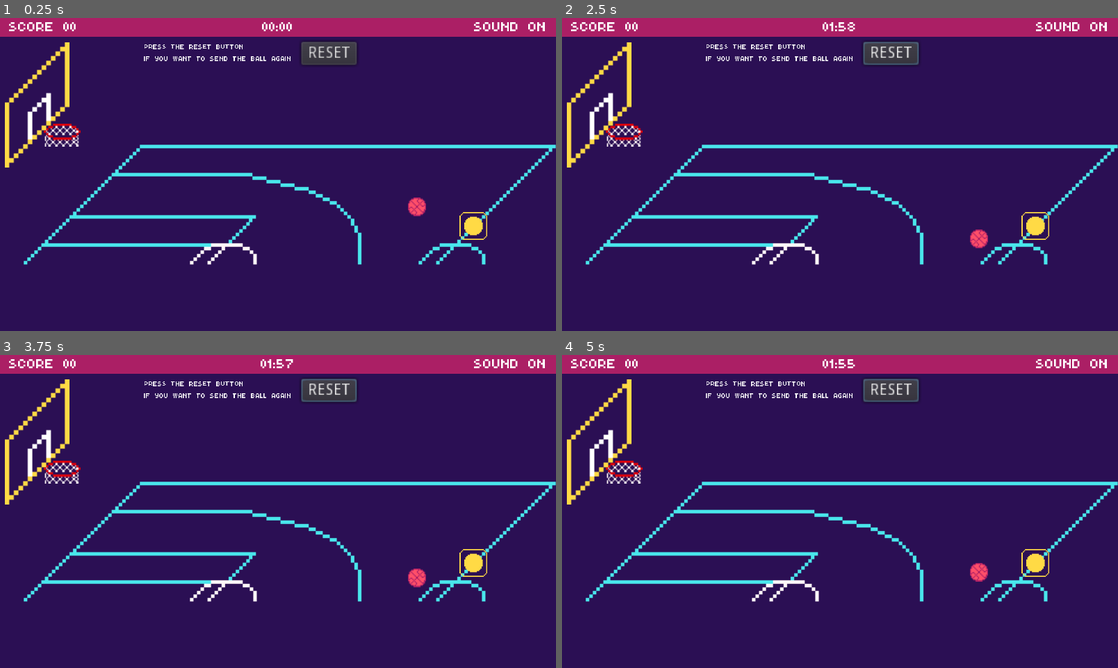
Above: before the commit, frames 1-4 (two rows, left to right).
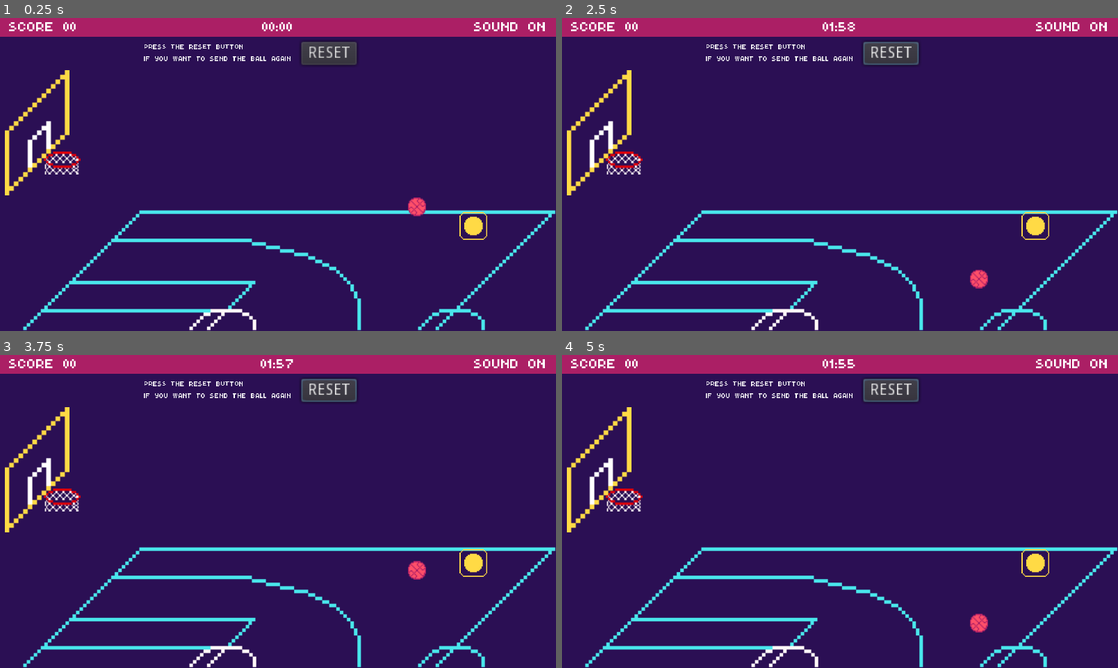
Above: after the commit, the same moments.

Repository: kerodekroma/pickaball-godot
Game: Godot game, scene res://scenes/Main.tscn
Same seed, same stepped clock (60 frames per second), same inputs: the game is played once before the commit and once after it.
Inputs (mouse positions are in pixels of both pictures, inside the frame that each line leads up to):
- Up to frame 1 (0.25 s): no input
- Up to frame 2 (2.5 s): move the mouse to (962, 158) at 0.52 s; click (962, 158) at 0.67 s; click "RESET" at 1.25 s; drag from (728, 190) to (623, 136) at 2.02 s
- Up to frame 3 (3.75 s): move the mouse to (333, 442) at 2.77 s; click (333, 442) at 2.92 s; drag from (250, 574) to (111, 464) at 3.52 s
- Up to frame 4 (5 s): move the mouse to (1006, 558) at 4.27 s; click (1006, 558) at 4.42 s

The runs differ from the first frame. In frame 1, 9.1% of the frame differs, in the area x 0-100%, y 7-100%; in frame 2, 9.5%; in frame 3, 9.4%; in frame 4, 9.5%.

Commit message:
fix | board and background re-sizing and re-location

Diff:
--- a/entities/Ground/Ground.tscn
+++ b/entities/Ground/Ground.tscn
@@ -3,7 +3,7 @@
 [ext_resource path="res://assets/ground.png" type="Texture" id=1]
 
 [sub_resource type="RectangleShape2D" id=1]
-extents = Vector2( 475.936, 79.0971 )
+extents = Vector2( 480.188, 72.7616 )
 
 [node name="Ground" type="Node2D"]
 
@@ -46,10 +46,10 @@
 }
 
 [node name="Bottom" type="CollisionShape2D" parent="StaticBodyBottom"]
-position = Vector2( 158.463, 206.439 )
+position = Vector2( 154.715, 280 )
 shape = SubResource( 1 )
 
 [node name="Sprite" type="Sprite" parent="."]
-position = Vector2( 485.875, 218.644 )
+position = Vector2( 485, 332 )
 scale = Vector2( 1.51836, 1.51836 )
 texture = ExtResource( 1 )
--- a/scenes/Main.tscn
+++ b/scenes/Main.tscn
@@ -15,7 +15,7 @@
 [node name="HUD" parent="." instance=ExtResource( 2 )]
 
 [node name="Basket" parent="." instance=ExtResource( 5 )]
-position = Vector2( 63.8713, 149.632 )
+position = Vector2( 63.871, 198 )
 scale = Vector2( 2, 2 )
 
 [node name="Control" parent="." instance=ExtResource( 1 )]
